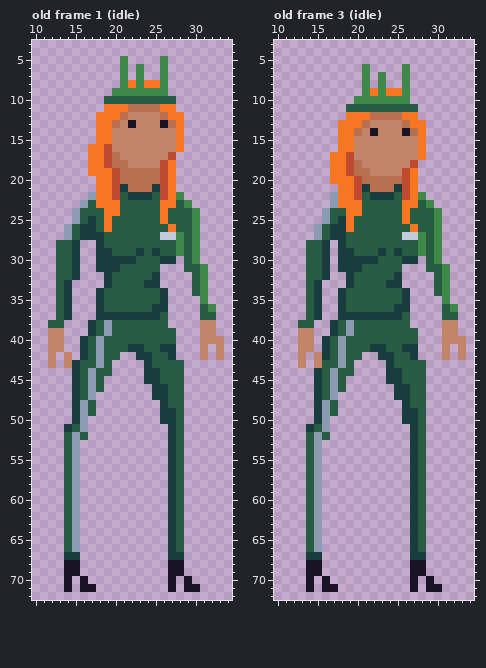
Pixel-art file, stored at raw assets/characters/dragon_queen.ase. Above, as it was before the edit.
45x77 pixels, 13 frames. Shown: old frame 1 (idle): x 10..34, y 3..72; old frame 3 (idle): x 10..34, y 3..72. The commit also changed other frames, which this record leaves out.
After:
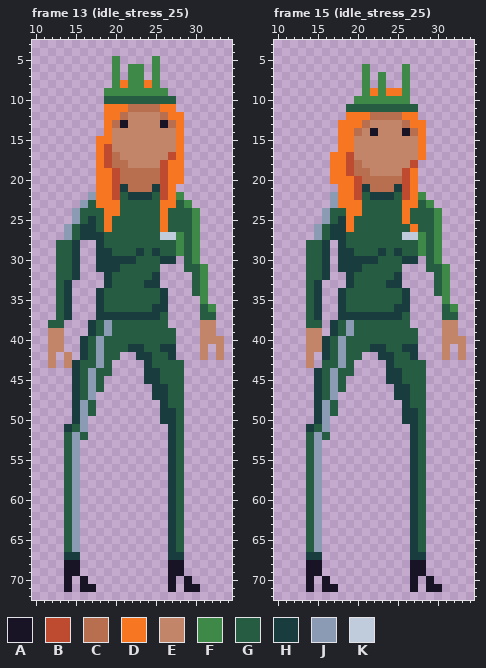
Palette (. is transparent): A #181425  B #be4a2f  C #b86f50  D #f77622  E #c28569  F #3e8948  G #265c42  H #193c3e  J #8b9bb4  K #c0cbdc
A new or re-ordered frame is compared with the old frame closest to it.
Commit message: added character stress animations
The edit:
frames 13 -> 49
--- frame 13 (idle_stress_25) is new; against old frame 1 (idle), layer "Layer 1"
@@ x 15..30 @@
  4 ................
- 5 ......F....F....
- 6 ......F.F..F....
- 7 ......F.F..F....
- 8 ......FDFDDF....
- 9 .....FFFFFFF....
+ 5 .....F....F.....
+ 6 .....F.FF.F.....
+ 7 .....F.FF.F.....
+ 8 .....FDFFDF.....
+ 9 ....FFFFFFFF....
 10 ....GGGGGGGGG...
 11 ....DDDCCCCDD...
-12 ...DDDCEEEECDD..
-13 ...DDCEAEEEACD..
-14 ...DDEEEEEEEED..
+12 ....DDCEEEECDD..
+13 ....DCAEEEEACD..
+14 ....DEEEEEEEED..
 15 ...DDEEEEEEEED..
-16 ..DDBEEEEEEEED..
-17 ..DDBCEEEEEEB...
-18 ..DDBCCEEEEBD...
-19 ..DDDBCCCCCBD...
-20 ...DDBCCCCCBD...
+16 ...DBEEEEEEEED..
+17 ...DBCEEEEEEBD..
+18 ...DBCCEEEEBDD..
+19 ...DDBCCCCCBDD..
+20 ...DDBCCCCCBDD..
 21 ...DDBHCCCHBD...
@@ x 24..29 @@
 25 GGDGGG
-26 GGGDGG
+26 GGDGGG
 27 GGKKFG
--- frame 15 (idle_stress_25) is new; against old frame 3 (idle), layer "Layer 1"
@@ x 11..17 @@
 37 ...GH..
-38 ..GG..H
-39 ..EE..H
-40 ..EE.HG
-41 ..EE.HG
-42 ..E.EHG
-43 ..E.EGG
+38 ...GG.H
+39 ...EE.H
+40 ...EEHG
+41 ...EEHG
+42 ...E.HG
+43 ...E.GG
 44 ....HGJ
